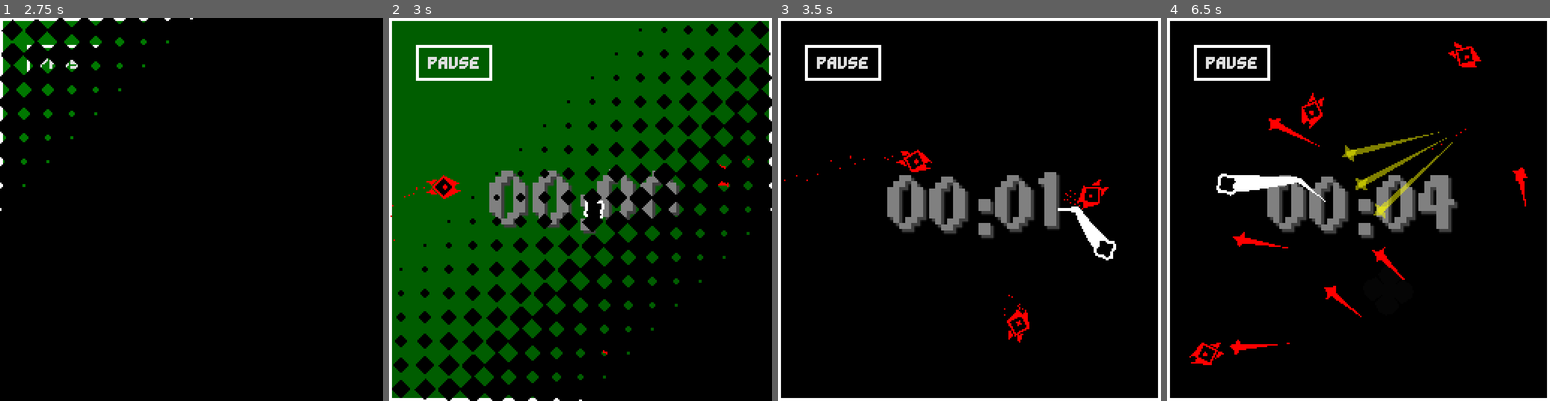
Above: before the commit, frames 1-4 (left to right).
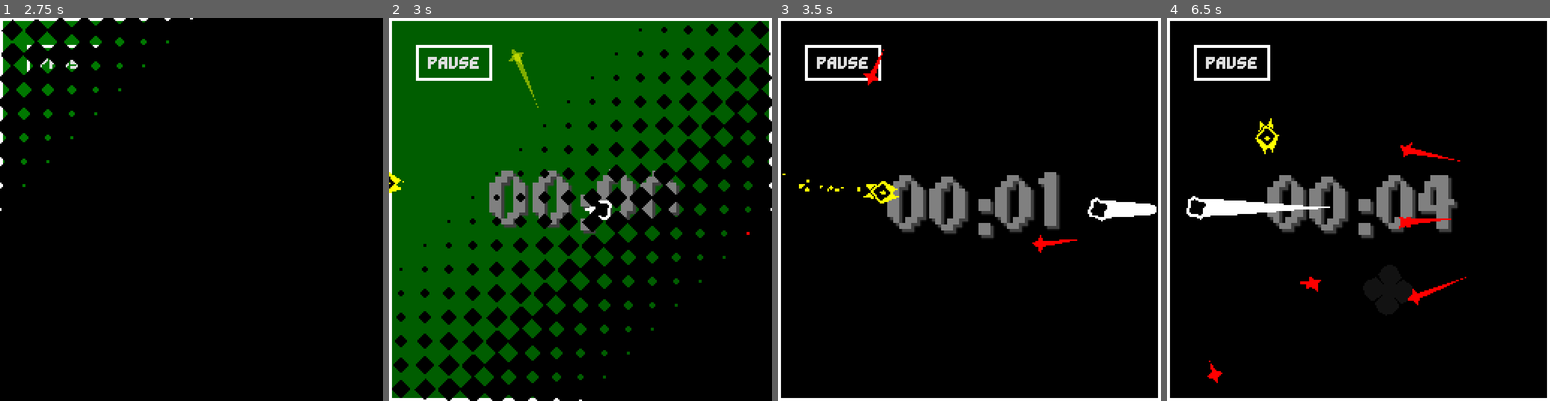
Above: after the commit, the same moments.

Repository: Ayabee527/mini-jam-155-wind
Game: Godot game, scene res://main_menu/main_menu.tscn
The game is run twice, just before and just after one commit, with the same random seed, the same clock (stepped at 60 frames per second) and the same inputs.
Inputs (mouse positions are in pixels of both pictures, inside the frame that each line leads up to):
- Up to frame 1 (2.75 s): click "PLAY" at 0.5 s; click (275, 159) at 1.25 s; click "PLAY" at 2 s
- Up to frame 2 (3 s): tap Enter at 2.75 s; move the mouse to (664, 190) at 2.77 s; hold D (move_right) from 2.78 s (still down); tap Backspace at 2.85 s; click (664, 190) at 2.92 s
- Up to frame 3 (3.5 s): keep holding D (move_right)
- Up to frame 4 (6.5 s): release D (move_right) at 3.5 s; drag from (1281, 228) to (1316, 316) at 3.52 s; move the mouse to (1396, 125) at 4.27 s; hold D (move_right) 4.28-5 s; tap F at 4.35 s; drag from (1339, 286) to (1534, 301) at 5.02 s; move the mouse to (1473, 266) at 5.77 s; hold A (move_left) from 5.78 s (still down); tap Z at 5.85 s

Frame 1 is identical in both runs. In frame 2, 0.8% of the frame differs, in the area x 0-95%, y 8-88%; in frame 3, 2.2%; in frame 4, 4.8%, in the area x 5-95%, y 6-96%.

Commit message:
wave progression + goober tweaks and fixes

Diff:
--- a/game/bullet_hell/bullethell.gd
+++ b/game/bullet_hell/bullethell.gd
@@ -7,6 +7,12 @@
 var death_value: float = 0.0
 
 var time_alive: int = 0
+
+func _process(delta: float) -> void:
+	death_value -= delta * 2.5
+	death_value = clamp(death_value, 0.0, 100.0)
+
+	death_bar.value = death_value
 
 func collect_goal() -> void:
 	var tween = create_tween()
@@ -46,4 +52,9 @@
 
 
 func _on_bullet_hell_goal_collected() -> void:
+	death_value -= 30
 	collect_goal()
+
+
+func _on_player_hurt() -> void:
+	death_value += 20
--- a/game/bullet_hell/bullethell.tscn
+++ b/game/bullet_hell/bullethell.tscn
@@ -13,7 +13,6 @@
 [ext_resource type="Script" path="res://endless/pause_menu/pause_menu.gd" id="8_rci5j"]
 [ext_resource type="Script" path="res://bullet_hell/enemy_handler.gd" id="9_xsndm"]
 [ext_resource type="PackedScene" uid="uid://cmamu5udwoaqb" path="res://main_menu/options/options_menu.tscn" id="10_28kbx"]
-[ext_resource type="PackedScene" uid="uid://5ey5xirm8gah" path="res://bullet_hell/enemies/goober/goober.tscn" id="14_n1jtj"]
 
 [sub_resource type="StyleBoxFlat" id="StyleBoxFlat_banhl"]
 bg_color = Color(0, 0, 0, 1)
@@ -109,6 +108,12 @@
 normal = Vector2(-1, 0)
 
 [sub_resource type="WorldBoundaryShape2D" id="WorldBoundaryShape2D_7p3yd"]
+
+[sub_resource type="Curve2D" id="Curve2D_kf37y"]
+_data = {
+"points": PackedVector2Array(0, 0, 0, 0, -32, -32, 0, 0, 0, 0, 288, -32, 0, 0, 0, 0, 288, 288, 0, 0, 0, 0, -32, 288, 0, 0, 0, 0, -32, -32)
+}
+point_count = 5
 
 [sub_resource type="StyleBoxFlat" id="StyleBoxFlat_4lrdf"]
 bg_color = Color(0, 0, 0, 0.501961)
@@ -167,7 +172,6 @@
 
 [node name="DeathBar" type="TextureProgressBar" parent="BGColor"]
 layout_mode = 2
-max_value = 1.0
 step = 0.001
 fill_mode = 3
 nine_patch_stretch = true
@@ -310,18 +314,22 @@
 [node name="Player" parent="." instance=ExtResource("5_rso7v")]
 position = Vector2(128, 128)
 friction = 10.0
-
-[node name="EnemyHandler" type="Node2D" parent="."]
+speed = 1500.0
+
+[node name="EnemyHandler" type="Node2D" parent="." node_paths=PackedStringArray("enemy_spawner", "projectile_spawner")]
 script = ExtResource("9_xsndm")
-
-[node name="Goober" parent="EnemyHandler" instance=ExtResource("14_n1jtj")]
-position = Vector2(313, 83)
-
-[node name="Goober2" parent="EnemyHandler" instance=ExtResource("14_n1jtj")]
-position = Vector2(-59, 132)
-
-[node name="Goober3" parent="EnemyHandler" instance=ExtResource("14_n1jtj")]
-position = Vector2(128, 285)
+enemy_spawner = NodePath("SpawnerPath/EnemySpawner")
+projectile_spawner = NodePath("ProjectileSpawner")
+
+[node name="SpawnerPath" type="Path2D" parent="EnemyHandler"]
+curve = SubResource("Curve2D_kf37y")
+
+[node name="EnemySpawner" type="PathFollow2D" parent="EnemyHandler/SpawnerPath"]
+position = Vector2(-32, -32)
+rotates = false
+
+[node name="ProjectileSpawner" type="Marker2D" parent="EnemyHandler"]
+position = Vector2(128, 128)
 
 [node name="WindMomma" type="Node2D" parent="." groups=["wind_momma"]]
 script = ExtResource("6_doykb")
@@ -426,6 +434,8 @@
 [connection signal="timeout" from="SurviveTimer" to="." method="_on_survive_timer_timeout"]
 [connection signal="pressed" from="BGColor/MarginContainer/Pause" to="UI/PauseMenu" method="_on_pause_pressed"]
 [connection signal="collected" from="BulletHellGoal" to="." method="_on_bullet_hell_goal_collected"]
+[connection signal="collected" from="BulletHellGoal" to="EnemyHandler" method="_on_bullet_hell_goal_collected"]
+[connection signal="hurt" from="Player" to="." method="_on_player_hurt"]
 [connection signal="pressed" from="UI/PauseMenu/CenterContainer/VBoxContainer/HBoxContainer/Resume" to="UI/PauseMenu" method="_on_resume_pressed"]
 [connection signal="pressed" from="UI/PauseMenu/CenterContainer/VBoxContainer/HBoxContainer/Menu" to="UI/PauseMenu" method="_on_menu_pressed"]
 [connection signal="pressed" from="UI/PauseMenu/CenterContainer/VBoxContainer/HBoxContainer2/Options" to="UI/PauseMenu" method="_on_options_pressed"]
--- a/game/bullet_hell/enemies/goober/goober.gd
+++ b/game/bullet_hell/enemies/goober/goober.gd
@@ -1,11 +1,29 @@
 class_name GooberEnemy
 extends RigidBody2D
 
+@export var state_machine: StateMachine
+@export var shape: Polygon2D
 @export var bullet_spawner: Marker2D
 @export var bullet_charge: GPUParticles2D
 @export var thruster: GPUParticles2D
 
+@export var collision_shape: CollisionShape2D
+
+@export var die_particles: GPUParticles2D
+
 var player: Player
+var dead: bool = false
 
 func _ready() -> void:
 	player = get_tree().get_first_node_in_group("player")
+
+
+func _on_visible_on_screen_notifier_2d_screen_entered() -> void:
+	collision_shape.set_deferred("disabled", false)
+
+func die() -> void:
+	if not dead:
+		collision_shape.set_deferred("disabled", true)
+		die_particles.restart()
+		state_machine.transition_to("Died")
+		dead = true
--- a/game/bullet_hell/enemies/goober/goober.tscn
+++ b/game/bullet_hell/enemies/goober/goober.tscn
@@ -7,6 +7,7 @@
 [ext_resource type="Script" path="res://bullet_hell/enemies/goober/states/charge_up.gd" id="4_t3a6m"]
 [ext_resource type="Script" path="res://bullet_hell/enemies/goober/states/fire.gd" id="5_ymon6"]
 [ext_resource type="AudioStream" uid="uid://cj22thlejgkgk" path="res://assets/sounds/saw-bounce.wav" id="6_qm7nk"]
+[ext_resource type="Script" path="res://bullet_hell/enemies/goober/states/died.gd" id="7_l661q"]
 
 [sub_resource type="PhysicsMaterial" id="PhysicsMaterial_vwrpc"]
 rough = true
@@ -30,11 +31,11 @@
 particle_flag_disable_z = true
 emission_shape = 1
 emission_sphere_radius = 2.0
-spread = 0.0
+spread = 15.0
 initial_velocity_max = 50.0
 gravity = Vector3(0, 0, 0)
-scale_min = 0.01
-scale_max = 0.05
+scale_min = 0.02
+scale_max = 0.1
 scale_curve = SubResource("CurveTexture_p45wa")
 
 [sub_resource type="Curve" id="Curve_kuxwl"]
@@ -51,26 +52,47 @@
 initial_velocity_min = 25.0
 initial_velocity_max = 100.0
 gravity = Vector3(0, 0, 0)
-scale_min = 0.01
-scale_max = 0.05
+scale_min = 0.02
+scale_max = 0.1
 scale_curve = SubResource("CurveTexture_vqqk3")
 
-[sub_resource type="RectangleShape2D" id="RectangleShape2D_7g8jo"]
-size = Vector2(24, 16)
+[sub_resource type="CircleShape2D" id="CircleShape2D_lwwfg"]
+radius = 8.0
 
-[sub_resource type="RectangleShape2D" id="RectangleShape2D_cmpf4"]
-size = Vector2(24, 16)
+[sub_resource type="Curve" id="Curve_bmde7"]
+_data = [Vector2(0, 0), 0.0, 0.0, 0, 0, Vector2(0.106667, 1), 0.0, 0.0, 0, 0, Vector2(1, 0), 0.0, 0.0, 0, 0]
+point_count = 3
 
-[node name="Goober" type="RigidBody2D" node_paths=PackedStringArray("bullet_spawner", "bullet_charge", "thruster")]
+[sub_resource type="CurveTexture" id="CurveTexture_pvwyv"]
+curve = SubResource("Curve_bmde7")
+
+[sub_resource type="ParticleProcessMaterial" id="ParticleProcessMaterial_nnfe4"]
+particle_flag_disable_z = true
+spread = 180.0
+initial_velocity_min = 50.0
+initial_velocity_max = 150.0
+gravity = Vector3(0, 0, 0)
+damping_min = 50.0
+damping_max = 150.0
+scale_min = 0.05
+scale_max = 0.25
+scale_curve = SubResource("CurveTexture_pvwyv")
+
+[node name="Goober" type="RigidBody2D" node_paths=PackedStringArray("state_machine", "shape", "bullet_spawner", "bullet_charge", "thruster", "collision_shape", "die_particles") groups=["enemies"]]
 collision_layer = 16
+collision_mask = 3
 physics_material_override = SubResource("PhysicsMaterial_vwrpc")
 gravity_scale = 0.0
 max_contacts_reported = 4
 contact_monitor = true
 script = ExtResource("1_3o1gh")
-bullet_spawner = NodePath("BulletSpawner")
-bullet_charge = NodePath("BulletSpawner/Charge")
-thruster = NodePath("Tail/Thruster")
+state_machine = NodePath("StateMachine")
+shape = NodePath("Shape")
+bullet_spawner = NodePath("Shape/BulletSpawner")
+bullet_charge = NodePath("Shape/BulletSpawner/Charge")
+thruster = NodePath("Shape/Tail/Thruster")
+collision_shape = NodePath("CollisionShape2D")
+die_particles = NodePath("DieParticles")
 
 [node name="StateMachine" type="Node" parent="." node_paths=PackedStringArray("initial_state")]
 script = ExtResource("2_85xb7")
@@ -100,15 +122,18 @@
 stream = SubResource("AudioStreamRandomizer_518vd")
 bus = &"sfx"
 
+[node name="Died" type="Node" parent="StateMachine"]
+script = ExtResource("7_l661q")
+
 [node name="Shape" type="Polygon2D" parent="."]
-modulate = Color(1, 0, 0, 1)
+modulate = Color(1, 1, 0, 1)
 polygon = PackedVector2Array(0, -8, -8, 0, 0, 8, 12, 2, 9, 2, 7, 0, 9, -2, 12, -2)
 
-[node name="Fill" type="Polygon2D" parent="Shape"]
+[node name="Eye" type="Polygon2D" parent="Shape"]
 color = Color(0, 0, 0, 1)
 polygon = PackedVector2Array(0, -6, -6, 0, 0, 6, 6, 0)
 
-[node name="Pupil" type="Polygon2D" parent="Shape/Fill"]
+[node name="Pupil" type="Polygon2D" parent="Shape/Eye"]
 polygon = PackedVector2Array(1, -2, -1, 0, 1, 2, 3, 0)
 
 [node name="Fin1" type="Polygon2D" parent="Shape"]
@@ -117,36 +142,45 @@
 [node name="Fin2" type="Polygon2D" parent="Shape"]
 polygon = PackedVector2Array(-8, -1, -12, -4, -4, -5)
 
-[node name="BulletSpawner" type="Marker2D" parent="."]
+[node name="BulletSpawner" type="Marker2D" parent="Shape"]
 position = Vector2(10, 0)
 
-[node name="Charge" type="GPUParticles2D" parent="BulletSpawner"]
-modulate = Color(1, 0, 0, 1)
+[node name="Charge" type="GPUParticles2D" parent="Shape/BulletSpawner"]
+modulate = Color(1, 1, 0, 1)
 emitting = false
 amount = 50
 process_material = SubResource("ParticleProcessMaterial_6k2ns")
 texture = ExtResource("2_g3k4c")
 
-[node name="Tail" type="Marker2D" parent="."]
+[node name="Tail" type="Marker2D" parent="Shape"]
 position = Vector2(-9, 0)
 
-[node name="Thruster" type="GPUParticles2D" parent="Tail"]
-modulate = Color(1, 0, 0, 1)
+[node name="Thruster" type="GPUParticles2D" parent="Shape/Tail"]
 emitting = false
 amount = 50
 process_material = SubResource("ParticleProcessMaterial_6yxfn")
 texture = ExtResource("2_g3k4c")
 
 [node name="CollisionShape2D" type="CollisionShape2D" parent="."]
-shape = SubResource("RectangleShape2D_7g8jo")
+shape = SubResource("CircleShape2D_lwwfg")
+disabled = true
 
-[node name="Owie" type="Area2D" parent="."]
-collision_layer = 4
-collision_mask = 2
+[node name="EnterNotifier" type="VisibleOnScreenNotifier2D" parent="."]
+rect = Rect2(-12, -8, 8, 16)
 
-[node name="CollisionShape2D" type="CollisionShape2D" parent="Owie"]
-shape = SubResource("RectangleShape2D_cmpf4")
+[node name="DieParticles" type="GPUParticles2D" parent="."]
+modulate = Color(1, 1, 0, 1)
+emitting = false
+amount = 100
+process_material = SubResource("ParticleProcessMaterial_nnfe4")
+texture = ExtResource("2_g3k4c")
+lifetime = 2.0
+one_shot = true
+explosiveness = 1.0
+visibility_rect = Rect2(-256, -256, 512, 512)
 
 [connection signal="body_exited" from="." to="StateMachine/Fire" method="_on_goober_body_exited"]
 [connection signal="timeout" from="StateMachine/ChargeUp/ChargeTimer" to="StateMachine/ChargeUp" method="_on_charge_timer_timeout"]
 [connection signal="timeout" from="StateMachine/Fire/StunTimer" to="StateMachine/Fire" method="_on_stun_timer_timeout"]
+[connection signal="screen_entered" from="EnterNotifier" to="." method="_on_visible_on_screen_notifier_2d_screen_entered"]
+[connection signal="screen_entered" from="EnterNotifier" to="StateMachine/Approach" method="_on_enter_notifier_screen_entered"]
--- a/game/bullet_hell/enemies/goober/states/approach.gd
+++ b/game/bullet_hell/enemies/goober/states/approach.gd
@@ -1,6 +1,8 @@
 extends GooberEnemyState
 
 @export var approach_speed: float = 150.0
+
+var can_charge: bool = false
 
 func enter(_msg:={}) -> void:
 	enemy.thruster.emitting = true
@@ -24,7 +26,12 @@
 			Vector2.from_angle(enemy.global_rotation) * approach_speed
 		)
 	else:
-		state_machine.transition_to("ChargeUp")
+		if can_charge:
+			state_machine.transition_to("ChargeUp")
 
 func exit() -> void:
 	enemy.thruster.emitting = false
+
+
+func _on_enter_notifier_screen_entered() -> void:
+	can_charge = true
--- a/game/bullet_hell/enemies/goober/states/charge_up.gd
+++ b/game/bullet_hell/enemies/goober/states/charge_up.gd
@@ -18,6 +18,7 @@
 	)
 
 func exit() -> void:
+	charge_timer.stop()
 	enemy.bullet_charge.emitting = false
 
 func _on_charge_timer_timeout() -> void:
--- /dev/null
+++ b/game/bullet_hell/enemies/goober/states/died.gd
@@ -0,0 +1,10 @@
+extends GooberEnemyState
+
+func enter(_msg:={}) -> void:
+	enemy.linear_velocity = Vector2.ZERO
+	enemy.angular_velocity = 0.0
+	enemy.apply_central_impulse(
+		Vector2.from_angle(enemy.global_rotation) * 300.0
+	)
+	await enemy.die_particles.finished
+	enemy.queue_free()
--- a/game/bullet_hell/enemies/goober/states/fire.gd
+++ b/game/bullet_hell/enemies/goober/states/fire.gd
@@ -36,6 +36,8 @@
 	enemy.angular_velocity = 0.0
 	stun_timer.start()
 
+func exit() -> void:
+	stun_timer.stop()
 
 func _on_goober_body_exited(body: Node) -> void:
 	if is_active:
--- a/game/bullet_hell/enemy_handler.gd
+++ b/game/bullet_hell/enemy_handler.gd
@@ -1 +1,95 @@
 extends Node2D
+
+const BULLET = preload("res://goal/hazards/bullet/bullet.tscn")
+const SAW = preload("res://goal/hazards/saw/saw.tscn")
+
+const GOOBER = preload("res://bullet_hell/enemies/goober/goober.tscn")
+
+const PROJECTILES = [
+	"BULLET", "SAW",
+]
+const ENEMIES = [
+	"GOOBER"
+]
+
+const HAZARDS = {
+	"BULLET": BULLET,
+	"SAW": SAW,
+
+	"GOOBER": GOOBER,
+}
+
+const COSTS = {
+	"BULLET": 1,
+	"SAW": 6,
+
+	"GOOBER": 2
+}
+
+@export var extra_spend: int = 3
+
+@export var enemy_spawner: PathFollow2D
+@export var projectile_spawner: Marker2D
+
+var progress: int = 0
+
+func clear_hazards() -> void:
+	var owies = get_tree().get_nodes_in_group("owies")
+	for owie: RigidBody2D in owies:
+		if owie.has_method("die"):
+			owie.die()
+		else:
+			owie.queue_free()
+
+	var enemies = get_tree().get_nodes_in_group("enemies")
+	for enemy: RigidBody2D in enemies:
+		if enemy.has_method("die"):
+			enemy.die()
+		else:
+			enemy.queue_free()
+
+func spawn_hazards() -> void:
+	var score: int = progress + extra_spend
+
+	var chosens: Array = []
+
+	var hazards: Array = COSTS.keys().duplicate()
+	var score_out: bool = false
+	while score > 0:
+		hazards = COSTS.keys().duplicate()
+
+		hazards.shuffle()
+		var chosen_hazard = hazards.pop_back()
+
+		while (COSTS[chosen_hazard] > score):
+			if hazards.size() == 0:
+				score_out = true
+				break
+
+			chosen_hazard = hazards.pop_back()
+
+		if score_out:
+			break
+
+		chosens.append(chosen_hazard)
+		score -= COSTS[chosen_hazard]
+
+	for hazard_name: String in chosens:
+		var hazard: RigidBody2D = HAZARDS[hazard_name].instantiate()
+		if PROJECTILES.has(hazard_name):
+			hazard.global_position = projectile_spawner.global_position
+			var dir := Vector2.from_angle(TAU * randf())
+			var speed := randf_range(50, 250)
+			hazard.apply_central_impulse(
+				dir * speed
+			)
+		else:
+			enemy_spawner.progress_ratio = randf()
+			hazard.global_position = enemy_spawner.global_position
+		get_tree().current_scene.add_child(hazard)
+
+func _on_bullet_hell_goal_collected() -> void:
+	progress += 1
+
+	clear_hazards()
+	spawn_hazards()
--- a/game/bullet_hell/goal/bullet_hell_goal.gd
+++ b/game/bullet_hell/goal/bullet_hell_goal.gd
@@ -1,8 +1,9 @@
 extends RigidBody2D
 
 signal collected()
+signal activated()
 
-@export var stun_time: float = 15.0
+@export var stun_time: float = 10.0
 
 @export_group("Inner Dependencies")
 @export var shape: Polygon2D
@@ -36,6 +37,7 @@
 	shape.color = Color.GREEN
 	ring.emitting = true
 	player_zone_collision.set_deferred("disabled", false)
+	activated.emit()
 
 func _on_player_zone_body_entered(body: Node2D) -> void:
 	if body is Player:
Not shown: 1 places in game/bullet_hell/enemies/goober/goober.tscn that only renumber resources
Not shown: 2 places in game/player/player.tscn that only renumber resources
